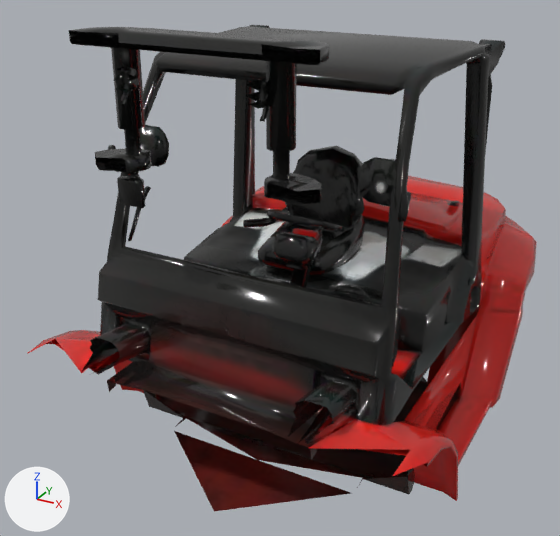
Two versions of the glTF model public/models/fk-d25.glb, one commit apart.
One viewpoint serves both versions: a 50 mm lens placed at (1.36, -2.03, 2.24), pointed at (-0.14, 0.7, 0.88). The axes (+X, +Y, +Z) are drawn at lower left. The lights are the same throughout. The older version comes first. Vertices at exactly the same position are counted once.

Objects in the first picture: 'tripo_node_a8990f6e-4dfd-4d81-888d-f4da57077492'.
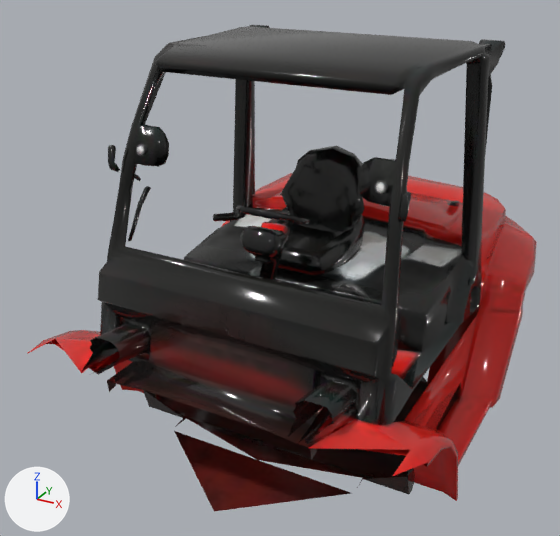
Location of each change, (x1, y1, x2, y2) in pixels of the pictures (560 x 536 px):
```json
{"object": "steer", "change": "added", "after": [213, 205, 309, 250]}
{"part": 1, "of": "me_tripo_mesh_a8990f6e_4dfd_4d81_888d_f4da57077492", "change": "deleted", "before": [69, 27, 329, 208]}
{"part": 2, "of": "me_tripo_mesh_a8990f6e_4dfd_4d81_888d_f4da57077492", "change": "cut back", "before": [243, 211, 342, 288], "after": [213, 214, 287, 279]}
```

Scene script edits in JSON lines:
```json
{"block": "me_tripo_mesh_a8990f6e_4dfd_4d81_888d_f4da57077492", "where": "# used by ob_tripo_node_a8990f6e_4dfd_4d81_888d_f4da57077492; location = (0.0, 0.0, 0.0)"}
{"op": "remove", "block": "me_tripo_mesh_a8990f6e_4dfd_4d81_888d_f4da57077492", "code": "me_tripo_mesh_a8990f6e_4dfd_4d81_888d_f4da57077492.from_pydata(...)  # 2344 vertices, 4263 faces; spans x -0.81..0.81, y -0.23..1.95, z 0.18..1.95"}
{"op": "add", "block": "me_tripo_mesh_a8990f6e_4dfd_4d81_888d_f4da57077492", "code": "me_tripo_mesh_a8990f6e_4dfd_4d81_888d_f4da57077492.from_pydata(...)  # 1854 vertices, 3404 faces; spans x -0.81..0.81, y -0.23..1.95, z 0.18..1.84"}
{"block": "me_tripo_mesh_a8990f6e_4dfd_4d81_888d_f4da57077492", "change": "me_tripo_mesh_a8990f6e_4dfd_4d81_888d_f4da57077492 part 1: 6 loose pieces with 372 vertices, spanning x -0.44..0.44, y -0.15..1.63, z 0.43..1.95, are deleted"}
{"block": "me_tripo_mesh_a8990f6e_4dfd_4d81_888d_f4da57077492", "change": "me_tripo_mesh_a8990f6e_4dfd_4d81_888d_f4da57077492 part 2"}
{"block": "me_tripo_mesh_a8990f6e_4dfd_4d81_888d_f4da57077492", "change": "183 vertices are removed from x -0.03..0.31, y 0.16..0.44, z 0.86..1.33"}
{"block": "me_tripo_mesh_a8990f6e_4dfd_4d81_888d_f4da57077492", "change": "364 faces are deleted"}
{"block": "me_tripo_mesh_a8990f6e_4dfd_4d81_888d_f4da57077492", "change": "58 vertices are added at x -0.16..0.15, y 0.16..0.38, z 0.86..1.33"}
{"block": "me_tripo_mesh_a8990f6e_4dfd_4d81_888d_f4da57077492", "change": "7 new vertices lie (0.04, 0.0, 0.0) away from vertices in x 0.02, y 0.16..0.38, z 0.86..1.19"}
{"block": "me_tripo_mesh_a8990f6e_4dfd_4d81_888d_f4da57077492", "change": "96 new faces join them"}
{"op": "add", "block": "me_steer", "code": ["me_steer = bpy.data.meshes.new('steer')", "me_steer.from_pydata(...)  # 144 vertices, 268 faces; spans x -0.162..0.176, y 0.181..0.436, z 1.159..1.332", "me_steer.materials.append(mat_tripo_material_a8990f6e_4dfd_4d81_888d_f4da57077492)"]}
{"op": "add", "block": "ob_steer", "code": ["ob_steer = bpy.data.objects.new('steer', me_steer)", "ob_steer.location = (0.0, 0.0, 0.0)"]}
```
